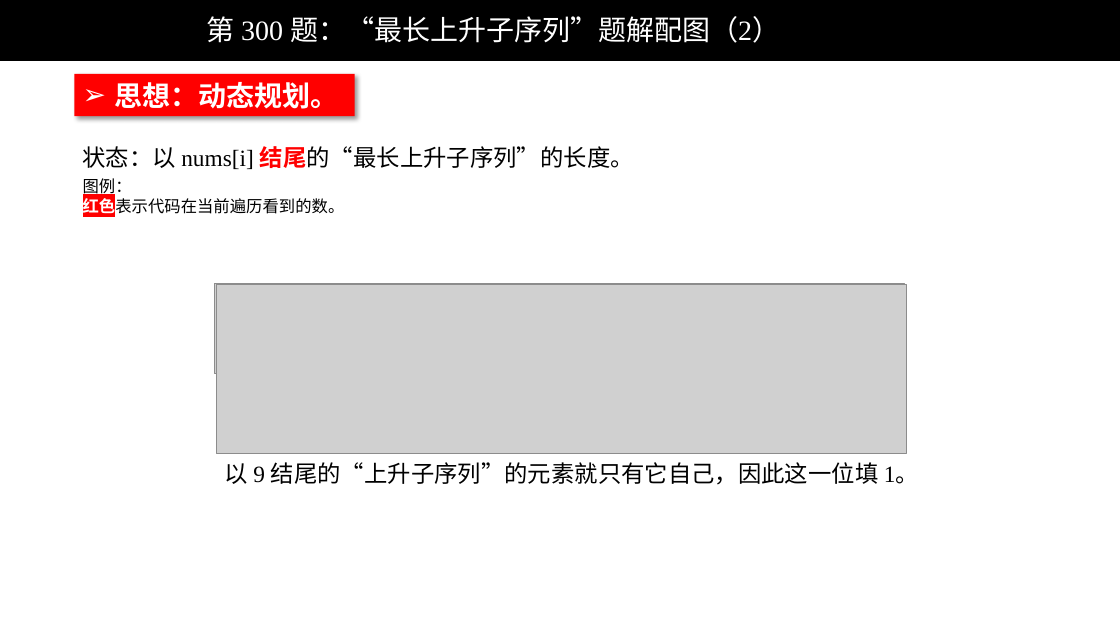
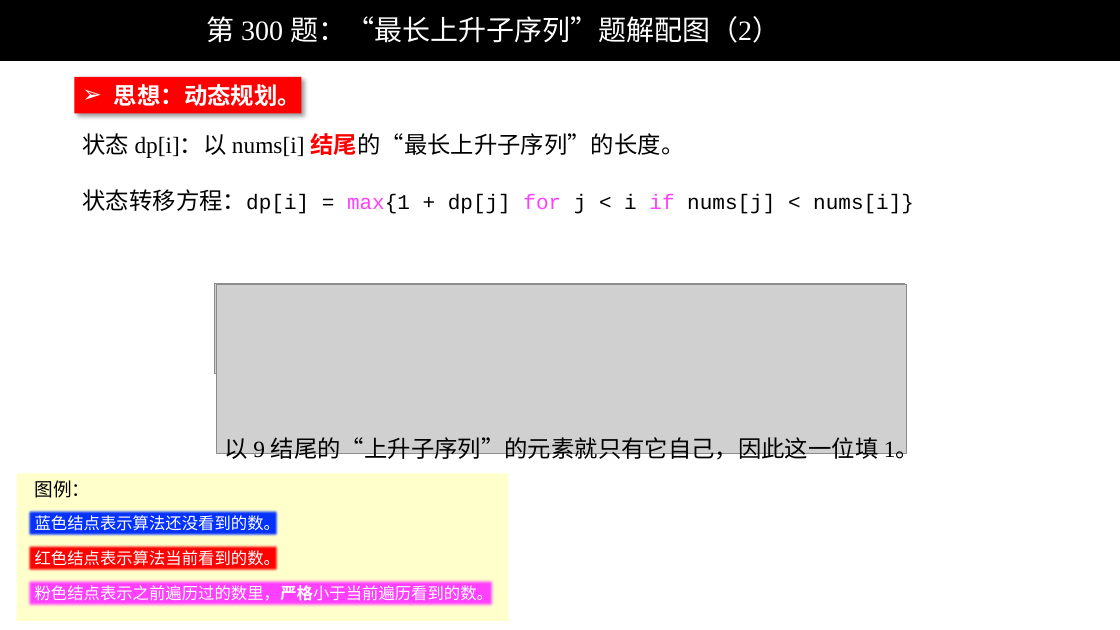
Before and after one commit to liweiwei1419/LeetCode-Solution-PPT, a slide deck: slide 2 of 0201-0300/LeetCode 第 300 题：“最长上升子序列”题解配图（动态规划）.pptx. Drawn at 1120x630 pixels with LibreOffice and Linux fonts; fonts in the diff are those of the drawing; grey boxes stand for pictures; background and template pictures are left out. Boxes give left, top, right and bottom in pixels: in the first picture for what was removed or moved away, otherwise in the second. Text is boxed around its words. In the diff, an @@ line names an element or a change of style, - is before the commit and + after.

```diff
--- a/0201-0300/LeetCode 第 300 题：“最长上升子序列”题解配图（动态规划）.pptx
+++ b/0201-0300/LeetCode 第 300 题：“最长上升子序列”题解配图（动态规划）.pptx
@@ rectangle "思想：动态规划。": place and size @@
-rectangle "思想：动态规划。" at [74,74,355,116]
+rectangle "思想：动态规划。" at [74,76,301,113]
@@ rectangle "思想：动态规划。" at [74,76,301,113]: size 24 to 20 pt @@
@@ text at [83,133,914,214]: text changed; size 20 to 18 pt; font Times New Roman to Courier New @@
-状态：以 nums[i] 结尾的“最长上升子序列”的长度。
+状态 dp[i]：以 nums[i] 结尾的“最长上升子序列”的长度。
+状态转移方程：dp[i] = max{1 + dp[j] for j < i if nums[j] < nums[i]}
@@ text removed at [83,178,345,217] @@
-图例：
-红色表示代码在当前遍历看到的数。
@@ text "以 9 结尾的“上升子序列”的元素就只有它自己，因此这一位填 1。" rewrapped from [225,462,919,485] to [225,437,919,464] @@
@@ group added at [17,474,508,621]: 4 rectangles, 1 text @@
+蓝色结点表示算法还没看到的数。
+红色结点表示算法当前看到的数。
+粉色结点表示之前遍历过的数里，严格小于当前遍历看到的数。
+图例：
```
Also in this commit, not shown: 8 other slides changed, 2 other files.
